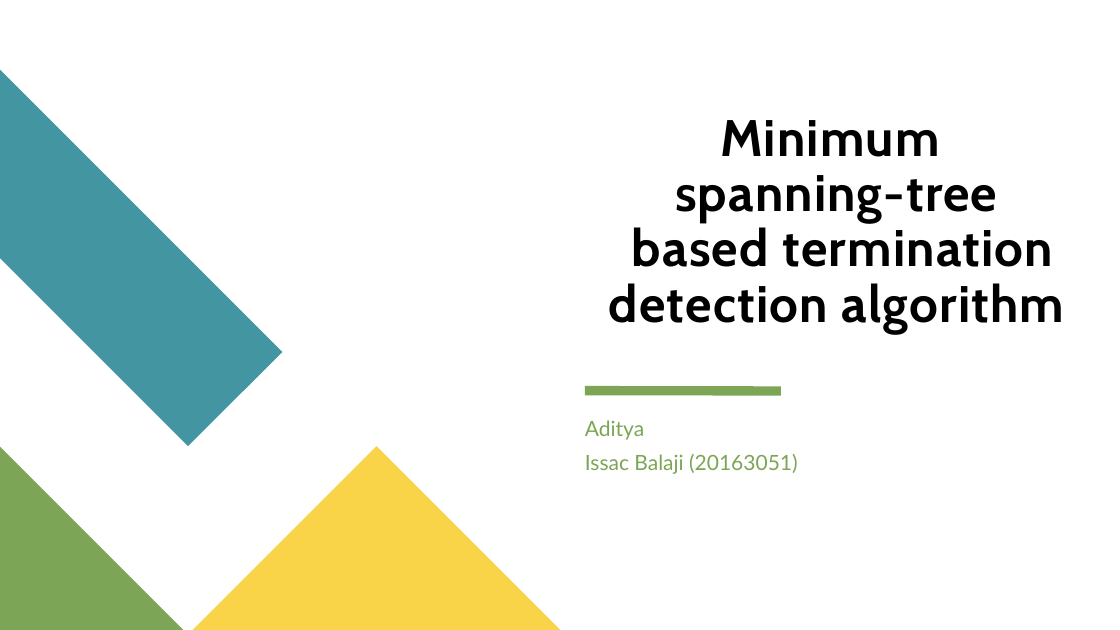
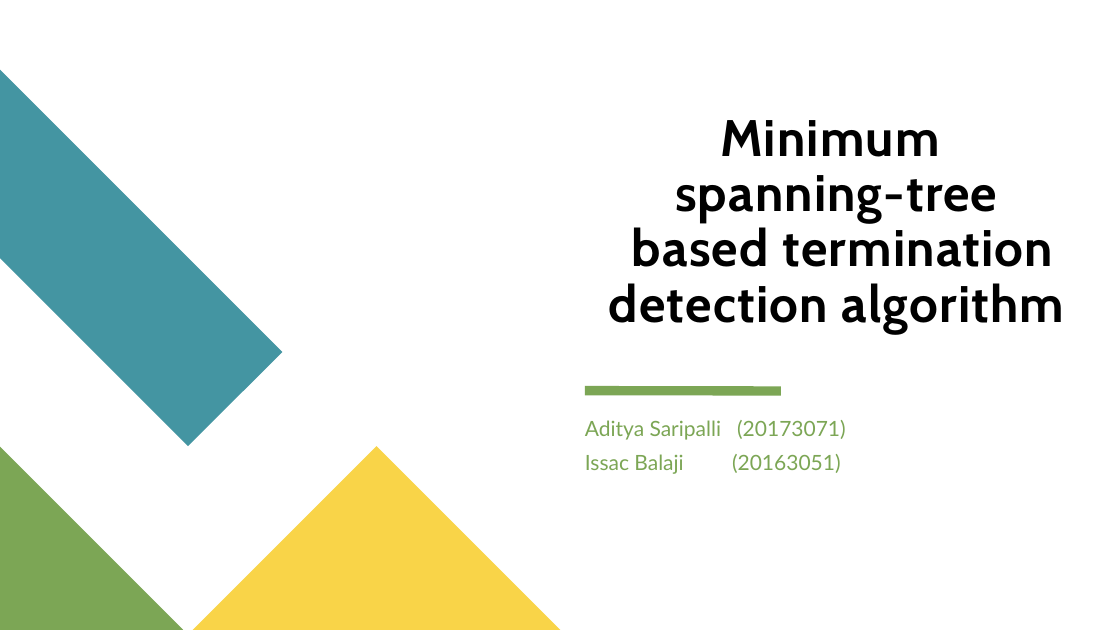
Before and after one commit to adisarip/DS_Project, a slide deck: slide 1 of presentation/Presentation.pptx. Drawn at 1120x630 pixels with LibreOffice and Linux fonts; fonts in the diff are those of the drawing. Boxes give left, top, right and bottom in pixels: in the first picture for what was removed or moved away, otherwise in the second. Text is boxed around its words. In the diff, an @@ line names an element or a change of style, - is before the commit and + after.

```diff
--- a/presentation/Presentation.pptx
+++ b/presentation/Presentation.pptx
@@ text at (585, 420, 846, 440): text changed @@
-Aditya
+Aditya Saripalli (20173071)
```
Also in this commit, not shown: 9 other slides changed.
